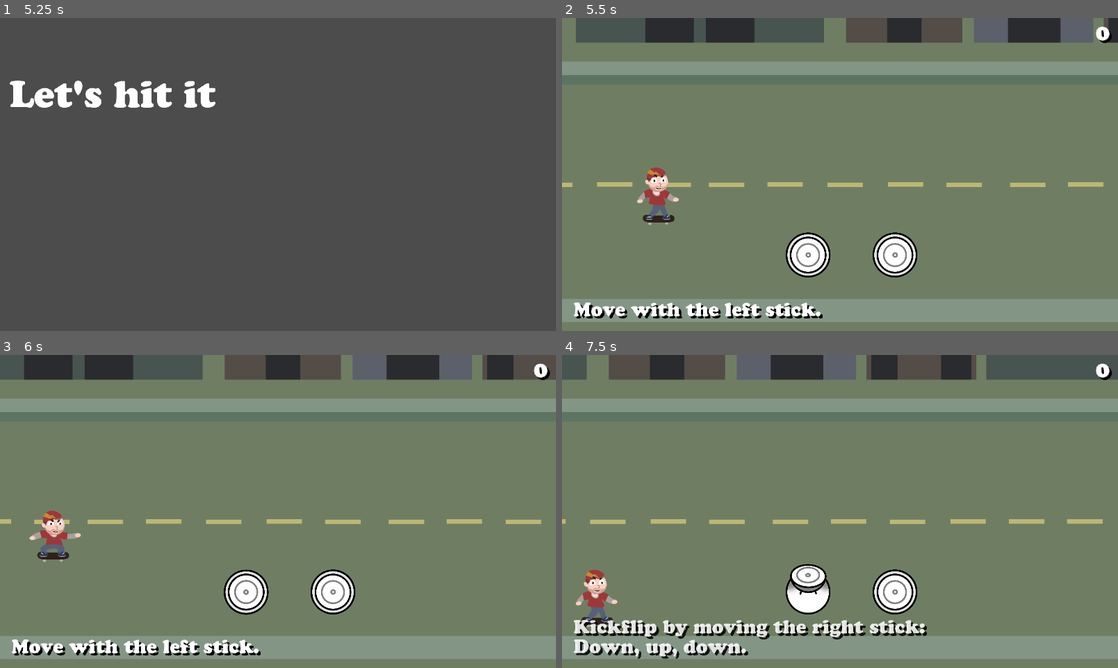
Above: before the commit, frames 1-4 (two rows, left to right).
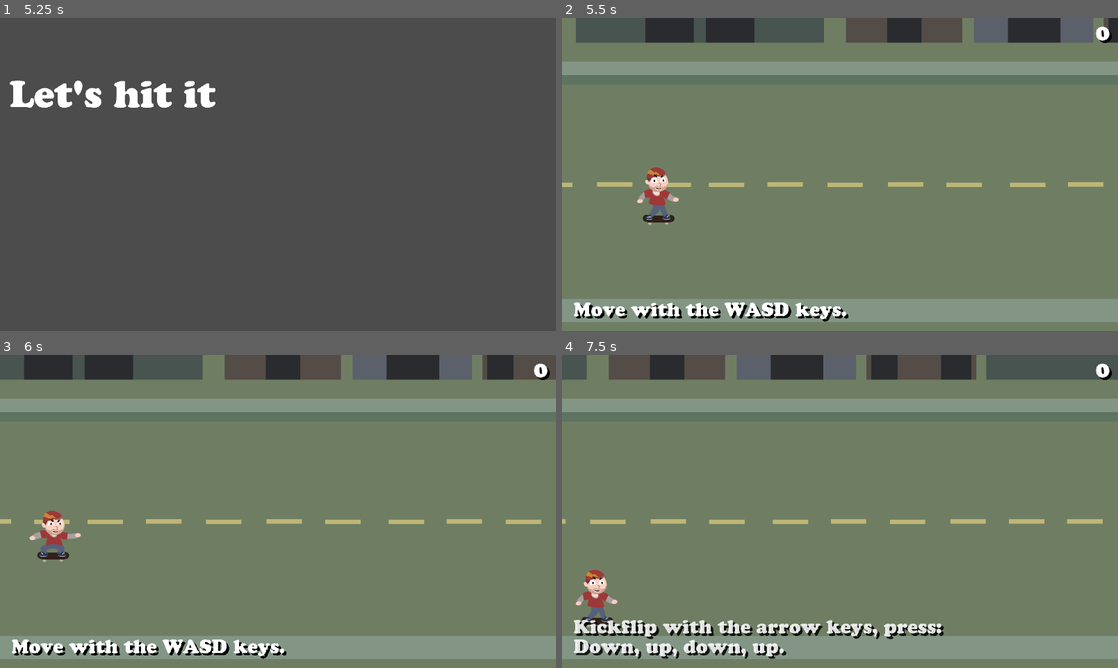
Above: after the commit, the same moments.

Repository: proximadams/The-Radical-Adventures-of-Chris-Pointon
Game: Godot game, scene res://scenes/TitleScreen.tscn
The game is run twice, just before and just after one commit, with the same random seed, the same clock (stepped at 60 frames per second) and the same inputs.
Inputs (mouse positions are in pixels of both pictures, inside the frame that each line leads up to):
- Up to frame 1 (5.25 s): move the mouse to (400, 158) at 0.52 s; hold D (move_right) 0.53-1.25 s; hold Down (shift_crouch) 0.53-1.25 s; tap Up (shift_jump) at 0.77, 2.27, 4.52 s; click "Start" at 1.25 s; move the mouse to (166, 190) at 2.02 s; hold S (move_down) 2.03-2.78 s; tap Down (shift_crouch) at 2.1, 4.35 s; move the mouse to (333, 105) at 2.77 s; hold D (move_right) 2.78-3.5 s; hold Down (shift_crouch) 2.78-3.5 s; click "Yes" at 3.5 s; move the mouse to (250, 237) at 4.27 s; hold W (move_up) 4.28-5.03 s; tap Enter at 5 s; move the mouse to (444, 221) at 5.02 s; hold A (move_left) from 5.03 s (still down); hold Down (shift_crouch) from 5.03 s (still down)
- Up to frame 2 (5.5 s): keep holding A (move_left); keep holding Down (shift_crouch); tap Up (shift_jump) at 5.27 s
- Up to frame 3 (6 s): keep holding A (move_left); move the mouse to (111, 464) at 5.77 s; release Down (shift_crouch) at 5.78 s; tap Down (shift_crouch) at 5.85 s
- Up to frame 4 (7.5 s): tap Up (shift_jump) at 6.02 s; move the mouse to (867, 511) at 6.52 s; release A (move_left) at 6.53 s; hold S (move_down) 6.53-7.28 s; hold Down (shift_crouch) 6.53-7.28 s; move the mouse to (756, 433) at 7.27 s; hold D (move_right) from 7.28 s (still down); tap Down (shift_crouch) at 7.35 s

Frame 1 is identical in both runs. In frame 2, 2.5% of the frame differs, in the area x 29-64%, y 68-98%; in frame 3, 2.5%; in frame 4, 3.7%, in the area x 18-69%, y 66-98%.

Commit message:
keyboard input instructions added

Diff:
--- a/code/Global.gd
+++ b/code/Global.gd
@@ -4,6 +4,7 @@
 var showTutorial := true
 
 func _ready():
+	pause_mode = PAUSE_MODE_PROCESS
 	Input.set_mouse_mode(Input.MOUSE_MODE_HIDDEN)
 	rng = RandomNumberGenerator.new()
 	rng.randomize()
--- a/code/Level.gd
+++ b/code/Level.gd
@@ -1,13 +1,26 @@
 extends Node2D
 
-onready var gameOverHeader   : Control = $CanvasLayer/GameOverScreen/Header
-onready var environment      : Node2D          = $Environment
-onready var leaderBoard      : Control = $CanvasLayer/GameOverScreen/LeaderBoard
-onready var player           : Node2D          = $Player
-onready var score            : Control         = $CanvasLayer/Score
-onready var tree             : SceneTree       = get_tree()
-onready var animGameOver     : AnimationPlayer = $CanvasLayer/GameOverScreen/AnimationPlayer
-onready var animInstructions : AnimationPlayer = $CanvasLayer/Tutorial/AnimationPlayer
+onready var animGameOver       : AnimationPlayer = $CanvasLayer/GameOverScreen/AnimationPlayer
+onready var animInstructions   : AnimationPlayer = $CanvasLayer/Tutorial/AnimationPlayer
+onready var environment        : Node2D          = $Environment
+onready var gameOverHeader     : Control         = $CanvasLayer/GameOverScreen/Header
+onready var inputSticks        : Control         = $CanvasLayer/Tutorial/InputSticks
+onready var leaderBoard        : Control         = $CanvasLayer/GameOverScreen/LeaderBoard
+onready var player             : Node2D          = $Player
+onready var score              : Control         = $CanvasLayer/Score
+onready var tree               : SceneTree       = get_tree()
+onready var tutorialController : Array           = [
+	$CanvasLayer/Tutorial/Move/Controller,
+	$CanvasLayer/Tutorial/Kickflip/Controller,
+	$CanvasLayer/Tutorial/Spin/Controller,
+	$CanvasLayer/Tutorial/Grind/Controller,
+]
+onready var tutorialKeyboard  : Array           = [
+	$CanvasLayer/Tutorial/Move/Keyboard,
+	$CanvasLayer/Tutorial/Kickflip/Keyboard,
+	$CanvasLayer/Tutorial/Spin/Keyboard,
+	$CanvasLayer/Tutorial/Grind/Keyboard,
+]
 enum {
 	MOVE,
 	KICKFLIP,
@@ -28,9 +41,29 @@
 		animInstructions.play('hide')
 		environment.begin_spawning()
 
+func _show_controller_tutorial() -> void:
+	inputSticks.modulate.a = 1.0
+	_refresh_tutorial_input_visibility(true)
+
+func _show_keyboard_tutorial() -> void:
+	inputSticks.modulate.a = 0.0
+	_refresh_tutorial_input_visibility(false)
+
+func _refresh_tutorial_input_visibility(usesController: bool) -> void:
+	for currNode in tutorialController:
+		currNode.visible = usesController
+	for currNode in tutorialKeyboard:
+		currNode.visible = not usesController
+
 func _process(_delta: float) -> void:
 	if Global.showTutorial and instructionsState == FINISHED and 500 <= environment.totalPoints:
 		Global.showTutorial = false
+
+	if Global.showTutorial and instructionsState != FINISHED:
+		if Global.check_is_controller_connected():
+			_show_controller_tutorial()
+		else:
+			inputSticks.modulate.a = 0.0
 
 	if player.rampState == player.NOT_ON:
 		player.anim.playback_speed = 1.0
--- a/scenes/Level.tscn
+++ b/scenes/Level.tscn
@@ -7386,7 +7386,6 @@
 mouse_filter = 2
 
 [node name="InputSticks" type="Control" parent="CanvasLayer/Tutorial"]
-visible = false
 anchor_right = 1.0
 anchor_bottom = 1.0
 mouse_filter = 2
@@ -7416,7 +7415,13 @@
 anchor_bottom = 1.0
 mouse_filter = 2
 
-[node name="MoveBackground" type="Label" parent="CanvasLayer/Tutorial/Move"]
+[node name="Controller" type="Control" parent="CanvasLayer/Tutorial/Move"]
+visible = false
+anchor_right = 1.0
+anchor_bottom = 1.0
+mouse_filter = 2
+
+[node name="MoveBackground" type="Label" parent="CanvasLayer/Tutorial/Move/Controller"]
 modulate = Color( 0, 0, 0, 1 )
 anchor_top = 1.0
 anchor_right = 1.0
@@ -7430,7 +7435,7 @@
 valign = 2
 autowrap = true
 
-[node name="MoveMain" type="Label" parent="CanvasLayer/Tutorial/Move"]
+[node name="MoveMain" type="Label" parent="CanvasLayer/Tutorial/Move/Controller"]
 anchor_top = 1.0
 anchor_right = 1.0
 anchor_bottom = 1.0
@@ -7440,13 +7445,48 @@
 valign = 2
 autowrap = true
 
+[node name="Keyboard" type="Control" parent="CanvasLayer/Tutorial/Move"]
+anchor_right = 1.0
+anchor_bottom = 1.0
+mouse_filter = 2
+
+[node name="MoveBackground" type="Label" parent="CanvasLayer/Tutorial/Move/Keyboard"]
+modulate = Color( 0, 0, 0, 1 )
+anchor_top = 1.0
+anchor_right = 1.0
+anchor_bottom = 1.0
+margin_left = 8.0
+margin_top = -121.0
+margin_right = 8.0
+margin_bottom = 8.0
+theme = ExtResource( 28 )
+text = "Move with the WASD keys."
+valign = 2
+autowrap = true
+
+[node name="MoveMain" type="Label" parent="CanvasLayer/Tutorial/Move/Keyboard"]
+anchor_top = 1.0
+anchor_right = 1.0
+anchor_bottom = 1.0
+margin_top = -129.0
+theme = ExtResource( 28 )
+text = "Move with the WASD keys."
+valign = 2
+autowrap = true
+
 [node name="Kickflip" type="Control" parent="CanvasLayer/Tutorial"]
 modulate = Color( 1, 1, 1, 0 )
 anchor_right = 1.0
 anchor_bottom = 1.0
 mouse_filter = 2
 
-[node name="KickglipBackground" type="Label" parent="CanvasLayer/Tutorial/Kickflip"]
+[node name="Controller" type="Control" parent="CanvasLayer/Tutorial/Kickflip"]
+visible = false
+anchor_right = 1.0
+anchor_bottom = 1.0
+mouse_filter = 2
+
+[node name="KickglipBackground" type="Label" parent="CanvasLayer/Tutorial/Kickflip/Controller"]
 modulate = Color( 0, 0, 0, 1 )
 anchor_top = 1.0
 anchor_right = 1.0
@@ -7461,7 +7501,7 @@
 valign = 2
 autowrap = true
 
-[node name="KickglipMain" type="Label" parent="CanvasLayer/Tutorial/Kickflip"]
+[node name="KickglipMain" type="Label" parent="CanvasLayer/Tutorial/Kickflip/Controller"]
 anchor_top = 1.0
 anchor_right = 1.0
 anchor_bottom = 1.0
@@ -7472,13 +7512,50 @@
 valign = 2
 autowrap = true
 
+[node name="Keyboard" type="Control" parent="CanvasLayer/Tutorial/Kickflip"]
+anchor_right = 1.0
+anchor_bottom = 1.0
+mouse_filter = 2
+
+[node name="KickglipBackground" type="Label" parent="CanvasLayer/Tutorial/Kickflip/Keyboard"]
+modulate = Color( 0, 0, 0, 1 )
+anchor_top = 1.0
+anchor_right = 1.0
+anchor_bottom = 1.0
+margin_left = 8.0
+margin_top = -385.0
+margin_right = 8.0
+margin_bottom = 8.0
+theme = ExtResource( 28 )
+text = "Kickflip with the arrow keys, press:
+Down, up, down, up."
+valign = 2
+autowrap = true
+
+[node name="KickglipMain" type="Label" parent="CanvasLayer/Tutorial/Kickflip/Keyboard"]
+anchor_top = 1.0
+anchor_right = 1.0
+anchor_bottom = 1.0
+margin_top = -393.0
+theme = ExtResource( 28 )
+text = "Kickflip with the arrow keys, press:
+Down, up, down, up."
+valign = 2
+autowrap = true
+
 [node name="Spin" type="Control" parent="CanvasLayer/Tutorial"]
 modulate = Color( 1, 1, 1, 0 )
 anchor_right = 1.0
 anchor_bottom = 1.0
 mouse_filter = 2
 
-[node name="TextBackground" type="Label" parent="CanvasLayer/Tutorial/Spin"]
+[node name="Controller" type="Control" parent="CanvasLayer/Tutorial/Spin"]
+visible = false
+anchor_right = 1.0
+anchor_bottom = 1.0
+mouse_filter = 2
+
+[node name="TextBackground" type="Label" parent="CanvasLayer/Tutorial/Spin/Controller"]
 modulate = Color( 0, 0, 0, 1 )
 anchor_top = 1.0
 anchor_right = 1.0
@@ -7493,7 +7570,7 @@
 valign = 2
 autowrap = true
 
-[node name="TextMain" type="Label" parent="CanvasLayer/Tutorial/Spin"]
+[node name="TextMain" type="Label" parent="CanvasLayer/Tutorial/Spin/Controller"]
 anchor_top = 1.0
 anchor_right = 1.0
 anchor_bottom = 1.0
@@ -7504,13 +7581,50 @@
 valign = 2
 autowrap = true
 
+[node name="Keyboard" type="Control" parent="CanvasLayer/Tutorial/Spin"]
+anchor_right = 1.0
+anchor_bottom = 1.0
+mouse_filter = 2
+
+[node name="TextBackground" type="Label" parent="CanvasLayer/Tutorial/Spin/Keyboard"]
+modulate = Color( 0, 0, 0, 1 )
+anchor_top = 1.0
+anchor_right = 1.0
+anchor_bottom = 1.0
+margin_left = 8.0
+margin_top = -385.0
+margin_right = 8.0
+margin_bottom = 8.0
+theme = ExtResource( 28 )
+text = "Spin 360 with the arrow keys, press:
+Down, up, right, down, left"
+valign = 2
+autowrap = true
+
+[node name="TextMain" type="Label" parent="CanvasLayer/Tutorial/Spin/Keyboard"]
+anchor_top = 1.0
+anchor_right = 1.0
+anchor_bottom = 1.0
+margin_top = -393.0
+theme = ExtResource( 28 )
+text = "Spin 360 with the arrow keys, press:
+Down, up, right, down, left"
+valign = 2
+autowrap = true
+
 [node name="Grind" type="Control" parent="CanvasLayer/Tutorial"]
 modulate = Color( 1, 1, 1, 0 )
 anchor_right = 1.0
 anchor_bottom = 1.0
 mouse_filter = 2
 
-[node name="TextBackground" type="Label" parent="CanvasLayer/Tutorial/Grind"]
+[node name="Controller" type="Control" parent="CanvasLayer/Tutorial/Grind"]
+visible = false
+anchor_right = 1.0
+anchor_bottom = 1.0
+mouse_filter = 2
+
+[node name="TextBackground" type="Label" parent="CanvasLayer/Tutorial/Grind/Controller"]
 modulate = Color( 0, 0, 0, 1 )
 anchor_top = 1.0
 anchor_right = 1.0
@@ -7525,7 +7639,7 @@
 valign = 2
 autowrap = true
 
-[node name="TextMain" type="Label" parent="CanvasLayer/Tutorial/Grind"]
+[node name="TextMain" type="Label" parent="CanvasLayer/Tutorial/Grind/Controller"]
 anchor_top = 1.0
 anchor_right = 1.0
 anchor_bottom = 1.0
@@ -7533,6 +7647,37 @@
 theme = ExtResource( 28 )
 text = "Ollie on barricades to grind.
 Move the right stick down then up."
+valign = 2
+autowrap = true
+
+[node name="Keyboard" type="Control" parent="CanvasLayer/Tutorial/Grind"]
+anchor_right = 1.0
+anchor_bottom = 1.0
+mouse_filter = 2
+
+[node name="TextBackground" type="Label" parent="CanvasLayer/Tutorial/Grind/Keyboard"]
+modulate = Color( 0, 0, 0, 1 )
+anchor_top = 1.0
+anchor_right = 1.0
+anchor_bottom = 1.0
+margin_left = 8.0
+margin_top = -385.0
+margin_right = 8.0
+margin_bottom = 8.0
+theme = ExtResource( 28 )
+text = "Ollie on barricades to grind.
+Press down, then up to ollie."
+valign = 2
+autowrap = true
+
+[node name="TextMain" type="Label" parent="CanvasLayer/Tutorial/Grind/Keyboard"]
+anchor_top = 1.0
+anchor_right = 1.0
+anchor_bottom = 1.0
+margin_top = -393.0
+theme = ExtResource( 28 )
+text = "Ollie on barricades to grind.
+Press down, then up to ollie."
 valign = 2
 autowrap = true
 
